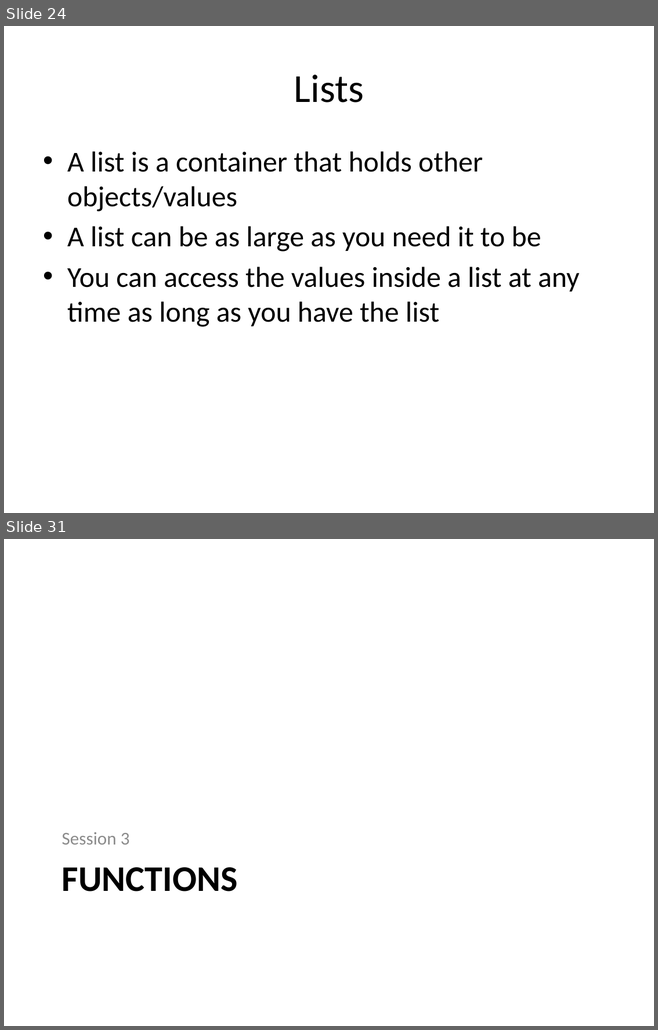
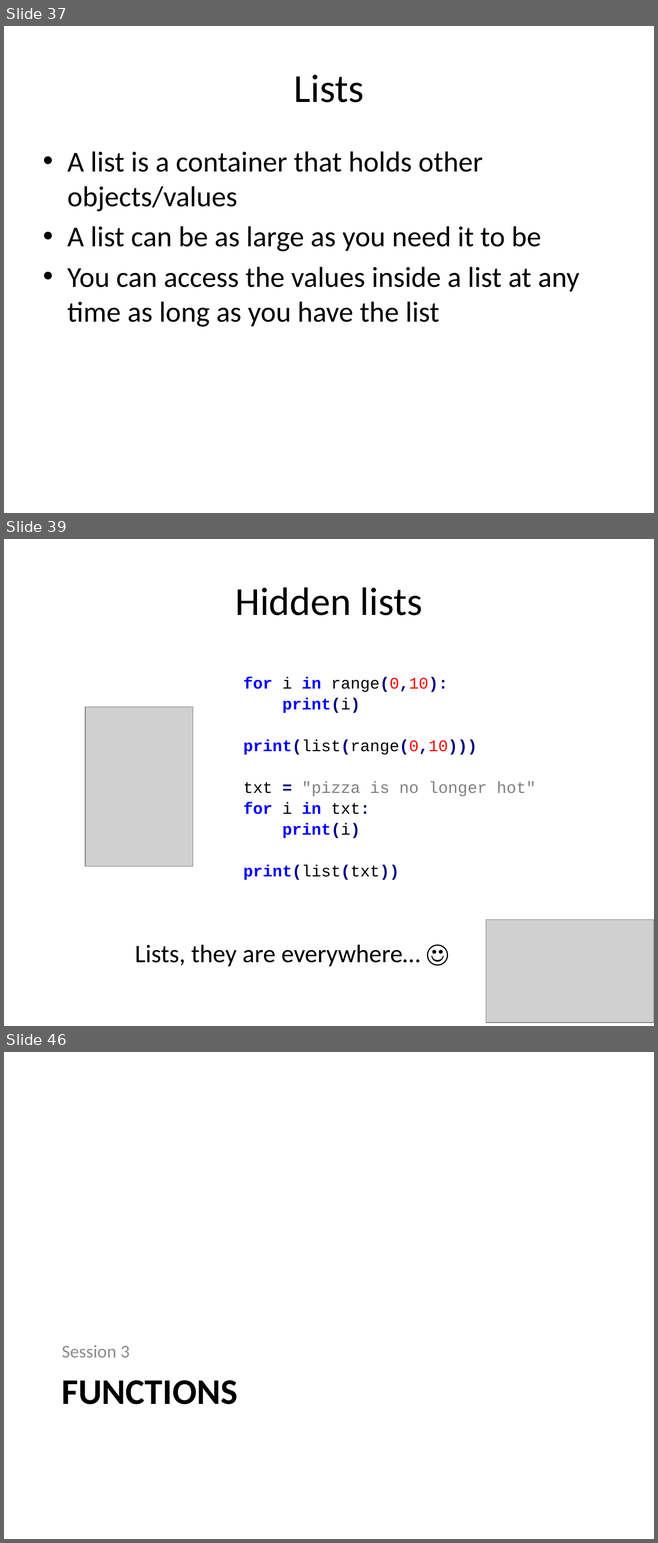
Before and after one commit to alaudo/coderdojo-python, a slide deck: dojo-presentation-intermediate.pptx. Shown one above the other, each under a label of ours: slides 24 and 31 before the commit, slides 37, 39 and 46 after it; the slides between them are not shown. The pictures are 658x1030 and 658x1543 pixels, drawn with LibreOffice and Linux fonts; fonts in the diff are those of the drawing; grey boxes stand for pictures. Boxes give left, top, right and bottom in pixels: in the first picture for what was removed or moved away, otherwise in the second. Text is boxed around its words. In the diff, an @@ line names an element or a change of style, - is before the commit and + after.

```diff
--- a/dojo-presentation-intermediate.pptx
+++ b/dojo-presentation-intermediate.pptx
@@ slide 39 added at [4, 539, 654, 1026], background #FFFFFF @@
@@ title added at [235, 587, 422, 616], 44 pt, text #000000 @@
+Hidden lists
@@ text added at [243, 678, 535, 880], 18 pt, text #000000 @@
+for i in range(0,10):
+print(i)
+print(list(range(0,10)))
+txt = "pizza is no longer hot"
+for i in txt:
+print(i)
+print(list(txt))
@@ picture added at [85, 707, 193, 866] @@
@@ picture added at [485, 919, 654, 1022] @@
@@ text added at [135, 944, 420, 966], 28 pt, text #000000 @@
+Lists, they are everywhere… ☺
@@ what was slide 24 is now slide 37 @@
@@ what was slide 31 is now slide 46 @@
```
Also in this commit, not shown: 18 slides changed, 19 other slides added, 4 slides removed.
